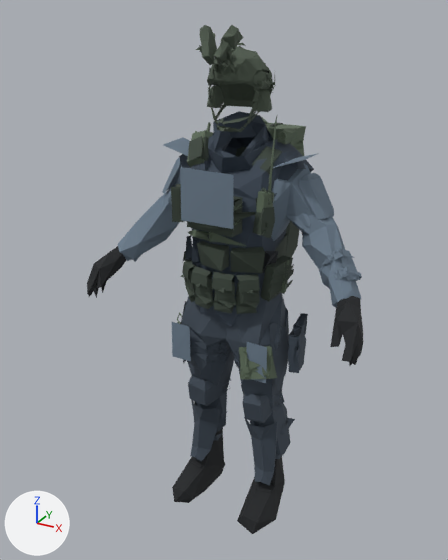
One commit to the glTF model art/models/enemies/enemy_salt_sentry_lod2.glb: the scene before it, then after it.
Rendered twice from a camera (50 mm lens) standing at (1.061, -2.062, 2.062) and looking at (-0.074, 0.003, 1.029). Lighting does not change. The marker at lower left points along +X, +Y and +Z. The picture after the commit comes second. Where no turn or scale is listed for an object, it has been applied to the vertices. Vertices at exactly the same position are counted once.

The first picture shows 'EnemySaltSentry_LOD2'.
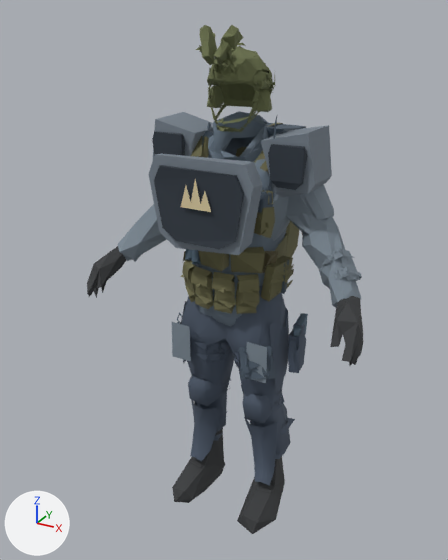
Edits to the bpy script that builds the scene:
```text
Change mat_enemysaltsentry_undersuit:
    where n2 = _N.new('ShaderNodeMix'); n2.name = 'Mix'
    n2.inputs[7].default_value: (0.0423, 0.0612, 0.0887, 1.0) -> (0.138, 0.184, 0.235, 1.0)  # 'B', dark blue #3a4654 -> 'B', greyish blue #687785
Change mat_enemysaltsentry_pouches:
    where n2 = _N.new('ShaderNodeMix'); n2.name = 'Mix'
    n2.inputs[7].default_value: (0.0409, 0.0578, 0.0423, 1.0) -> (0.144, 0.138, 0.063, 1.0)  # 'B', dark grey #39443a -> 'B', dark yellow #6a6847
Add mat_char_iron:
    mat_char_iron = principled_material('CHAR_Iron')
    mat_char_iron.base_color = (0.188, 0.227, 0.27)  # grey #78838e
    mat_char_iron.roughness = 0.8
Add mat_char_ink:
    mat_char_ink = principled_material('CHAR_Ink')
    mat_char_ink.base_color = (0.0296, 0.0409, 0.0561)  # dark blue #303943
    mat_char_ink.roughness = 0.8
Add mat_char_emblem:
    mat_char_emblem = principled_material('CHAR_Emblem')
    mat_char_emblem.base_color = (0.745, 0.631, 0.381)  # beige #e0d0a6
    mat_char_emblem.roughness = 0.8
Change me_enemysaltsentry_lod2_mesh:
    used by ob_enemysaltsentry_lod2; location = (0.0, 0.001, 0.0)
    remove me_enemysaltsentry_lod2_mesh.from_pydata(...)  # 3508 vertices, 4819 faces; spans x -0.58..0.59, y -0.3..0.39, z -0.01..2.01
    add me_enemysaltsentry_lod2_mesh.from_pydata(...)  # 3612 vertices, 4969 faces; spans x -0.58..0.59, y -0.33..0.39, z -0.01..2.01
    me_enemysaltsentry_lod2_mesh part 1
    99 vertices are added at x -0.34..0.34, y -0.33..0.08, z 1.27..1.68
    5 new vertices lie (0.0, 0.0, 0.12) away from vertices in x -0.3..0.3, y -0.29..-0.12, z 1.43..1.51
    82 new faces join them, mat_char_ink (dark blue #303943)
    6 new faces join them, mat_char_emblem (beige #e0d0a6)
    62 new faces join them, mat_char_iron (grey #78838e)
    add me_enemysaltsentry_lod2_mesh.materials.append(mat_char_ink)  # dark blue #303943
    add me_enemysaltsentry_lod2_mesh.materials.append(mat_char_emblem)  # beige #e0d0a6
    add me_enemysaltsentry_lod2_mesh.materials.append(mat_char_iron)  # grey #78838e
```

What differs and where, as boxes [x1, y1, x2, y2] in the pictures (448 x 560 px):
'EnemySaltSentry_LOD2', surface changed, reshaped: [87, 25, 363, 534] in both
part 1 of me_enemysaltsentry_lod2_mesh, added: after [148, 112, 332, 255]
